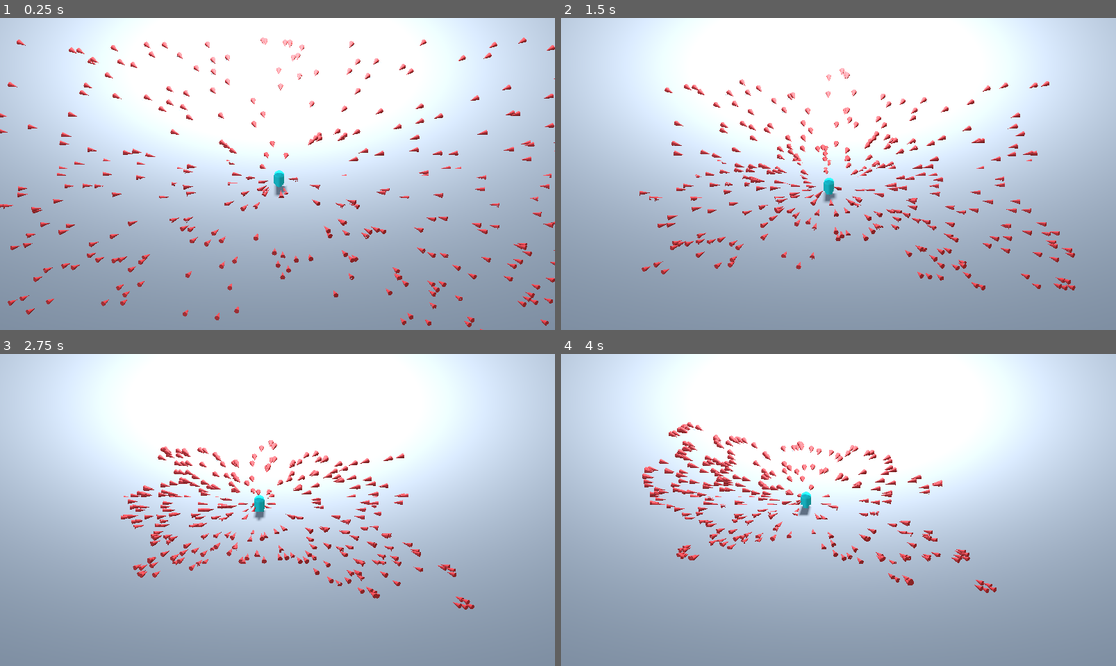
Above: before the commit, frames 1-4 (two rows, left to right).
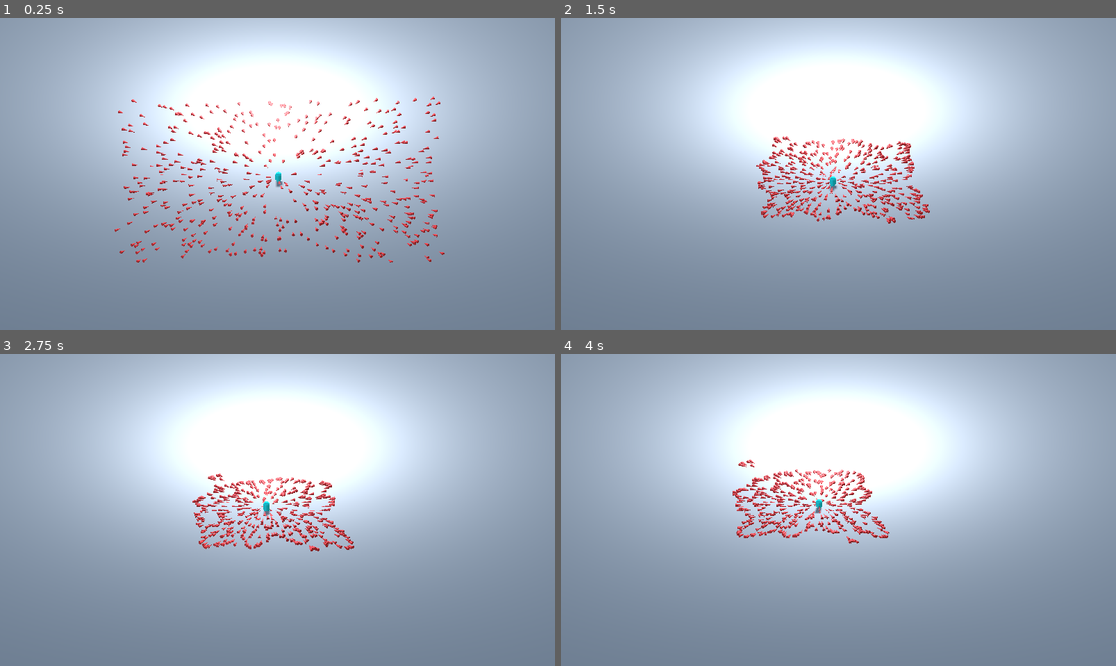
Above: after the commit, the same moments.

Repository: AnubrataDS/swarm
Game: Godot game, scene res://base.tscn
Same seed, same stepped clock (60 frames per second), same inputs: the game is played once before the commit and once after it.
Inputs:
- Up to frame 1 (0.25 s): no input
- Up to frame 2 (1.5 s): no input
- Up to frame 3 (2.75 s): no input
- Up to frame 4 (4 s): no input

The runs differ from the first frame. In frame 1, 44% of the frame differs, in the area x 0-100%, y 0-100%; in frame 2, 45%, in the area x 0-100%, y 0-88%; in frame 3, 44%; in frame 4, 44%.

Commit message:
enemy behavior minor tweaks

Diff:
--- a/base.tscn
+++ b/base.tscn
@@ -44,7 +44,7 @@
 projection = 1
 current = true
 fov = 104.1
-size = 3.0
+size = 5.0
 far = 999999.0
 
 [node name="WorldEnvironment" type="WorldEnvironment" parent="."]
--- a/enemy.tscn
+++ b/enemy.tscn
@@ -11,7 +11,7 @@
 albedo_color = Color(1, 0.30588236, 0.3019608, 1)
 disable_receive_shadows = true
 
-[sub_resource type="CylinderShape3D" id="CylinderShape3D_7k104"]
+[sub_resource type="SphereShape3D" id="SphereShape3D_7k104"]
 radius = 1.0
 
 [node name="Enemy" type="Node3D"]
@@ -32,4 +32,4 @@
 
 [node name="CollisionShape3D" type="CollisionShape3D" parent="Area3D"]
 transform = Transform3D(1, 0, 0, 0, -4.371139e-08, -1, 0, 1, -4.371139e-08, 0, 0.25, 0)
-shape = SubResource("CylinderShape3D_7k104")
+shape = SubResource("SphereShape3D_7k104")
--- a/enemy_behavior.gd
+++ b/enemy_behavior.gd
@@ -5,17 +5,20 @@
 @onready var cone = $Body
 var velocity: Vector3 = Vector3(0,0,0)
 var seek_strength = Vector3(10,0,10)
-var push_strength = Vector3(1.5,0,1.5)
+var push_strength = Vector3(0.9,0.9,0.9)
+var vel_lim = 20
+var proc_lim = 20
 func _ready():
 	pass
 
 func _physics_process(delta: float) -> void:
 	cone.look_at(player_ref.get_position())
-	velocity = (player_ref.get_position() - get_position()).normalized()*seek_strength
-	var rng = Vector3(randf_range(-1,1), 0, randf_range(-1,1))
-	velocity += rng
+	velocity = (player_ref.get_position() - get_position())*seek_strength
 	var bodies = area.get_overlapping_areas()
-	for body in bodies:
-		var push =  (get_position()-body.get_position()).normalized()
-		velocity += push*push_strength
+	var netPush = Vector3(0,0,0)
+	for i in range(min(bodies.size(), proc_lim)):
+		netPush += (get_position()-bodies[i].get_position())*push_strength
+	velocity += netPush
+	if(velocity.length() > vel_lim):
+		velocity = velocity.normalized()*vel_lim
 	translate(velocity*delta)
--- a/spawner.gd
+++ b/spawner.gd
@@ -2,7 +2,7 @@
 const enemy_scene: PackedScene =  preload('res://enemy.tscn')
 @onready
 var player_ref = $Player
-const count = 300;
+const count = 500;
 func _ready():
 	for i in range(count):
 		var en = enemy_scene.instantiate()
